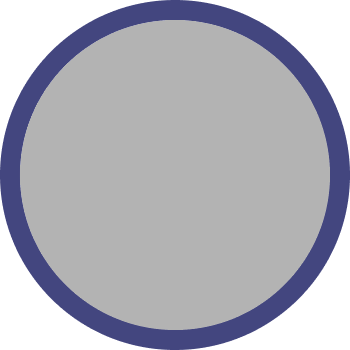
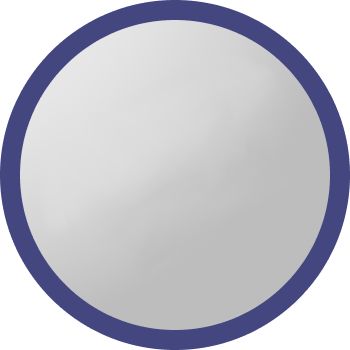
Layered file, before and after one edit (350x350). Changes by layer:
renamed "20" to "v2.png", showed it, moved it above "blank.png", painted on it over [19, 20, 330, 330]
hid "blank.png" over [19, 20, 330, 330]
